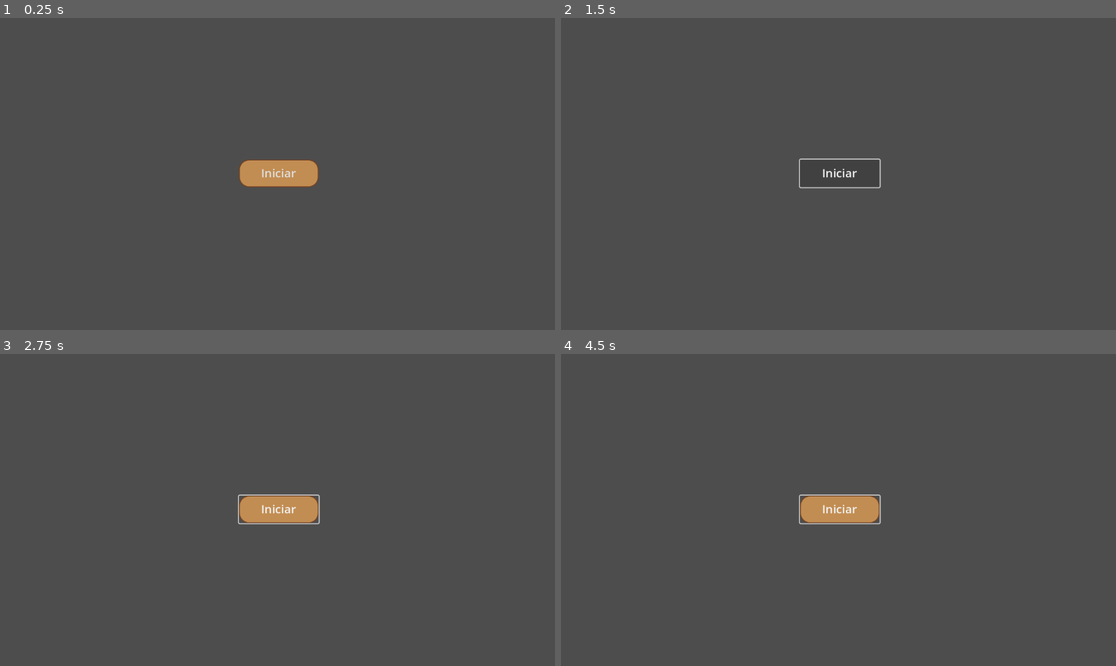
Above: before the commit, frames 1-4 (two rows, left to right).
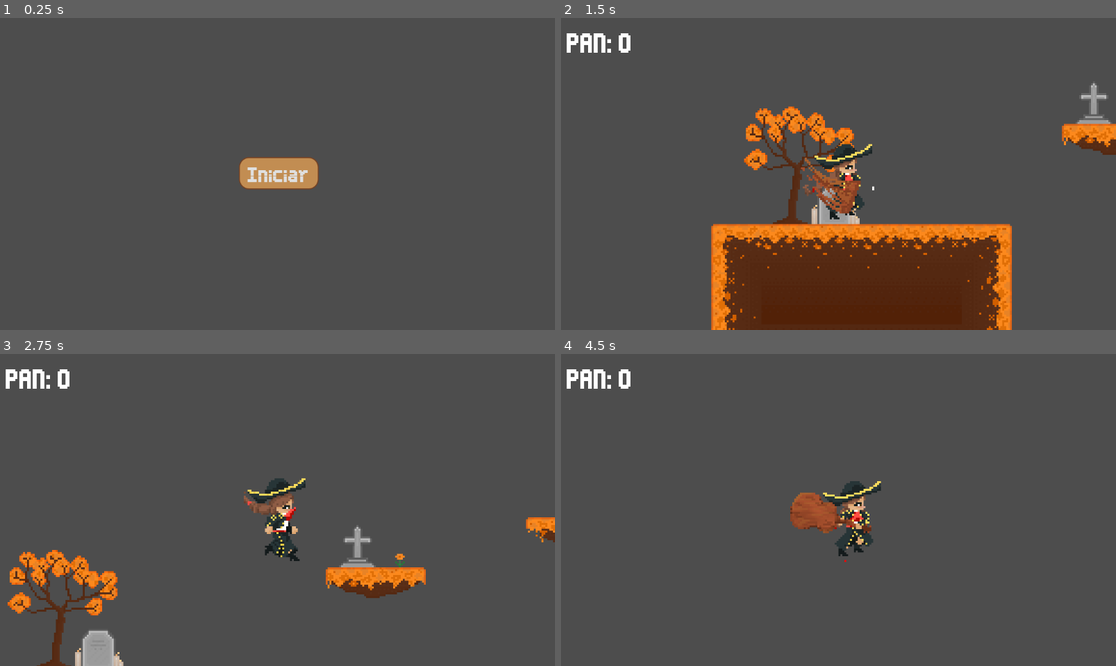
Above: after the commit, the same moments.

Repository: TheAlon50/Catrina_Game
Game: Godot game, scene res://Escenas/menu/portada.tscn
Two runs of this game, one before a commit and one after it. Both use one fixed random seed, a clock stepped at 60 frames per second and the inputs below.
Inputs (mouse positions are in pixels of both pictures, inside the frame that each line leads up to):
- Up to frame 1 (0.25 s): no input
- Up to frame 2 (1.5 s): click "Iniciar" at 0.5 s; click (838, 174) at 1.25 s, where only the run before the commit has a clickable "Iniciar"
- Up to frame 3 (2.75 s): tap Enter at 2 s; move the mouse to (399, 494) at 2.02 s; hold D (Movimiento_Derecha) from 2.03 s (still down); click (399, 494) at 2.1 s; tap W (Saltar) at 2.27 s
- Up to frame 4 (4.5 s): move the mouse to (727, 525) at 2.77 s; click (727, 525) at 2.85 s; tap W (Saltar) at 3.02 s; move the mouse to (894, 441) at 3.52 s; release D (Movimiento_Derecha) at 3.53 s; hold A (Movimiento_Izquierda) 3.53-4.28 s; click (894, 441) at 3.6 s; move the mouse to (810, 572) at 4.27 s; hold D (Movimiento_Derecha) from 4.28 s (still down); click (810, 572) at 4.35 s

The runs differ from the first frame. In frame 1, 0.6% of the frame differs, in the area x 43-58%, y 44-56%; in frame 2, 24%, in the area x 1-100%, y 4-100%; in frame 3, 7.5%; in frame 4, 2.7%.

Commit message:
boton iniciar
ahora se ejecuta el nivel 1 automaticamente

Diff:
--- /dev/null
+++ b/catrina-games/Escenas/menu/hud_portada.gd
@@ -0,0 +1,5 @@
+extends CanvasLayer
+
+
+func _on_btn_iniciar_2_pressed() -> void:
+	get_tree().change_scene_to_file("res://Escenas/Nivel_1/nivel_1.tscn")
--- a/catrina-games/Escenas/menu/hud_portada.tscn
+++ b/catrina-games/Escenas/menu/hud_portada.tscn
@@ -1,6 +1,7 @@
-[gd_scene load_steps=2 format=3 uid="uid://dmalre65ahiux"]
+[gd_scene load_steps=3 format=3 uid="uid://dmalre65ahiux"]
 
 [ext_resource type="Theme" uid="uid://8ukvhyi6viki" path="res://Almacen/Recursos/UI_Menu/DiceñoBoton.tres" id="1_1x82y"]
+[ext_resource type="FontFile" uid="uid://b42u5bbjqvm1b" path="res://Almacen/Fuentes/Thin Sans.ttf" id="2_3ko2o"]
 
 [node name="Hud_Portada" type="CanvasLayer"]
 
@@ -17,4 +18,6 @@
 grow_horizontal = 2
 grow_vertical = 2
 theme = ExtResource("1_1x82y")
+theme_override_fonts/font = ExtResource("2_3ko2o")
+theme_override_font_sizes/font_size = 25
 text = "Iniciar"
--- a/catrina-games/Escenas/menu/portada.tscn
+++ b/catrina-games/Escenas/menu/portada.tscn
@@ -1,7 +1,30 @@
-[gd_scene load_steps=2 format=3 uid="uid://d31orox0tyquy"]
+[gd_scene load_steps=5 format=3 uid="uid://d31orox0tyquy"]
 
 [ext_resource type="PackedScene" uid="uid://dmalre65ahiux" path="res://Escenas/menu/hud_portada.tscn" id="1_h8mh7"]
+[ext_resource type="Script" uid="uid://d3ncf7nhl6ncy" path="res://Escenas/menu/hud_portada.gd" id="2_5x8hv"]
+[ext_resource type="Theme" uid="uid://8ukvhyi6viki" path="res://Almacen/Recursos/UI_Menu/DiceñoBoton.tres" id="3_0miqv"]
+[ext_resource type="FontFile" uid="uid://b42u5bbjqvm1b" path="res://Almacen/Fuentes/Thin Sans.ttf" id="4_vop86"]
 
 [node name="Portada" type="Node2D"]
 
 [node name="Hud_Portada" parent="." instance=ExtResource("1_h8mh7")]
+script = ExtResource("2_5x8hv")
+
+[node name="btnIniciar2" type="Button" parent="Hud_Portada"]
+anchors_preset = 8
+anchor_left = 0.5
+anchor_top = 0.5
+anchor_right = 0.5
+anchor_bottom = 0.5
+offset_left = -80.0
+offset_top = -30.0
+offset_right = 85.5
+offset_bottom = 27.5
+grow_horizontal = 2
+grow_vertical = 2
+theme = ExtResource("3_0miqv")
+theme_override_fonts/font = ExtResource("4_vop86")
+theme_override_font_sizes/font_size = 25
+text = "Iniciar"
+
+[connection signal="pressed" from="Hud_Portada/btnIniciar2" to="Hud_Portada" method="_on_btn_iniciar_2_pressed"]
Not shown, added: catrina-games/Escenas/menu/hud_portada.gd.uid
